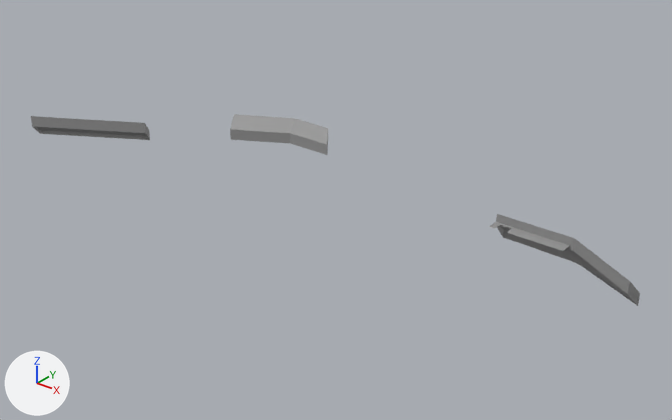
The FBX model Assets/Meshes/Levels/Level_Revamp/Level_1_Angled_walls.fbx, before and after one commit.
Both versions are drawn from a 50 mm lens placed at (6.26, -8.54, 5.01), pointed at (-0.46, -0.15, -0.2). Arrows for +X, +Y and +Z are at lower left; the lights stay in place. Where no turn or scale is listed for an object, it has been applied to the vertices.

Objects in the first picture: 'Angled_Wals', 'Angled_Wals1'.
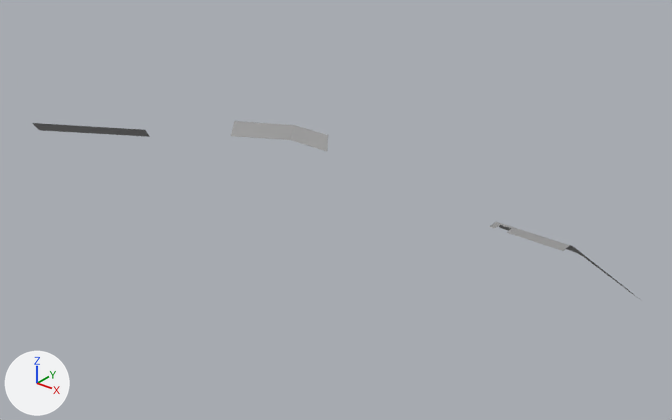
Patch to the scene script:
```diff
--- a/Assets/Meshes/Levels/Level_Revamp/Level_1_Angled_walls.fbx.py
+++ b/Assets/Meshes/Levels/Level_Revamp/Level_1_Angled_walls.fbx.py
@@ ob_angled_wals1 @@
-ob_angled_wals1 = bpy.data.objects.new('Angled_Wals1', me_mesh_001)
-ob_angled_wals1.location = (0.0, 0.0, 0.0)
```

Pixel boxes (x1, y1, x2, y2) of what changed, in the pictures (672 x 420 px):
'Angled_Wals1', deleted: before (31, 114, 640, 306)
'Angled_Wals', unchanged, uncovered by the edit: before (36, 127, 574, 252); after (32, 121, 639, 299)
